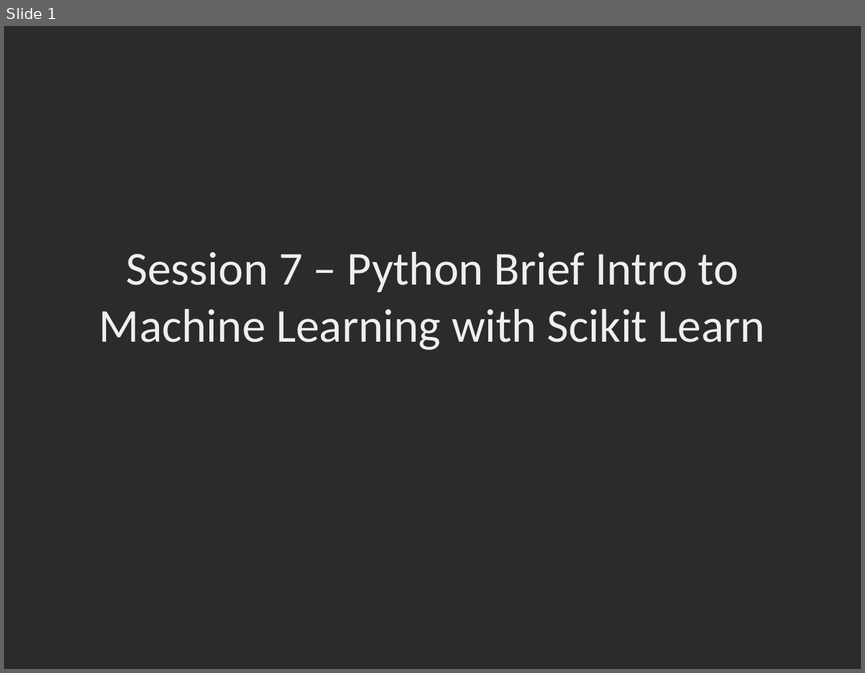
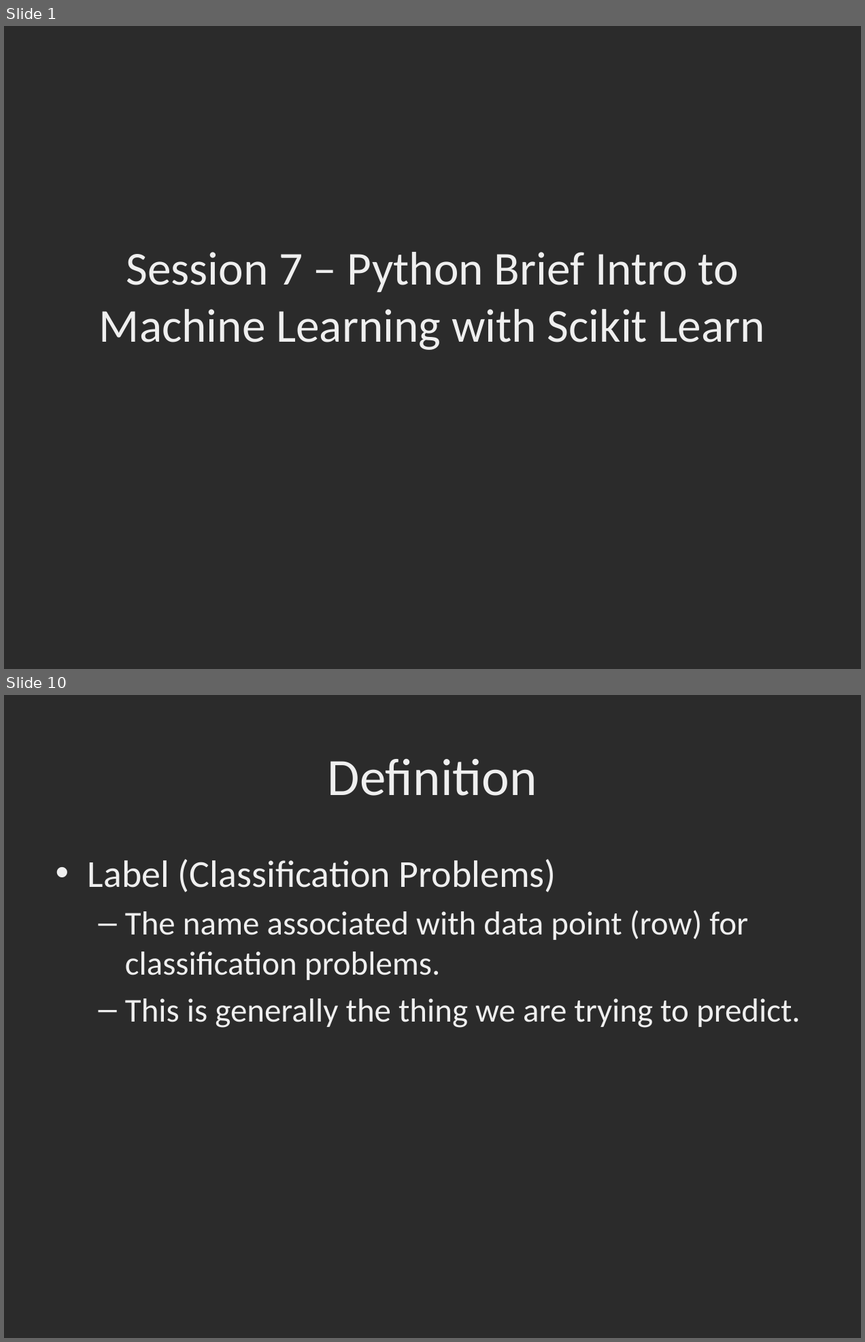
Before and after one commit to dbowmans46/PracticalProgramming, a slide deck: Session 7 - Python/Instructional Material/Session 7 - Python Brief Intro to Machine Learning with Scikit Learn.pptx. Shown one above the other, each under a label of ours: slide 1 before the commit, slides 1 and 10 after it; the slides between them are not shown. The pictures are 865x673 and 865x1342 pixels, drawn with LibreOffice and Linux fonts; fonts in the diff are those of the drawing; background and template pictures are left out; a plain dark background stands for a picture behind light text. Boxes give left, top, right and bottom in pixels: in the first picture for what was removed or moved away, otherwise in the second. Text is boxed around its words. In the diff, an @@ line names an element or a change of style, - is before the commit and + after.

```diff
--- a/Session 7 - Python/Instructional Material/Session 7 - Python Brief Intro to Machine Learning with Scikit Learn.pptx
+++ b/Session 7 - Python/Instructional Material/Session 7 - Python Brief Intro to Machine Learning with Scikit Learn.pptx
@@ slide 10 added at (x1=4, y1=695, x2=861, y2=1338), background picture (left out) @@
@@ title added at (x1=328, y1=759, x2=537, y2=796), 44 pt, text #EFEFEF @@
+Definition
@@ text added at (x1=88, y1=859, x2=800, y2=1028), 28 pt, text #EFEFEF @@
+• Label (Classification Problems)
+  – The name associated with data point (row) for classification problems.
+  – This is generally the thing we are trying to predict.
```
Also in this commit, not shown: 1 slide changed, 29 other slides added, 1 other file.
